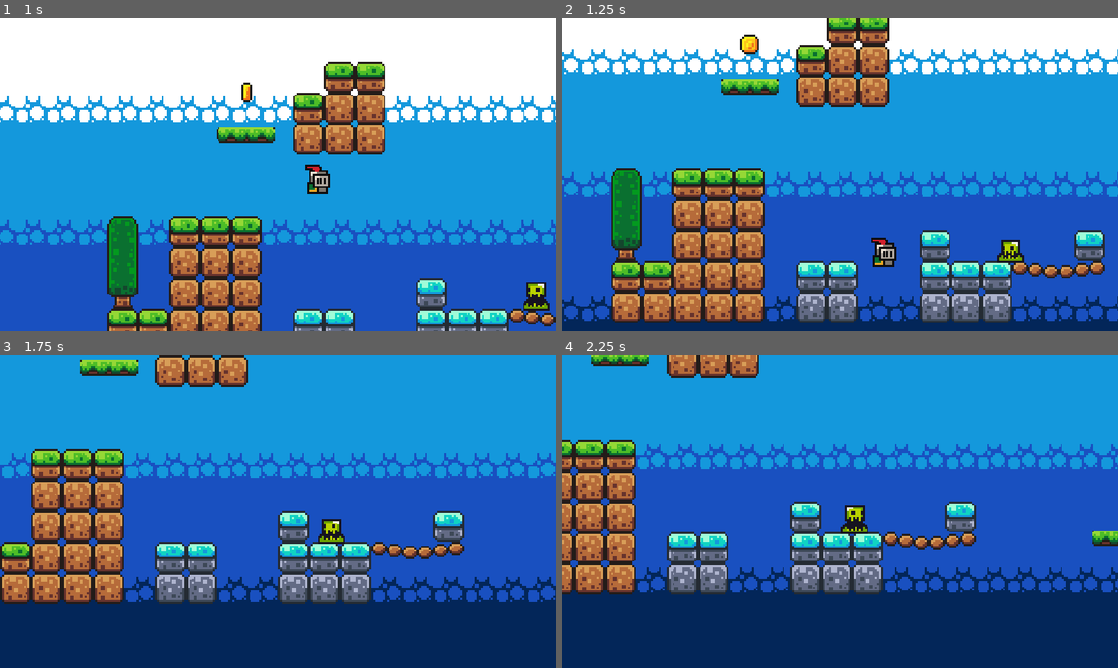
Above: before the commit, frames 1-4 (two rows, left to right).
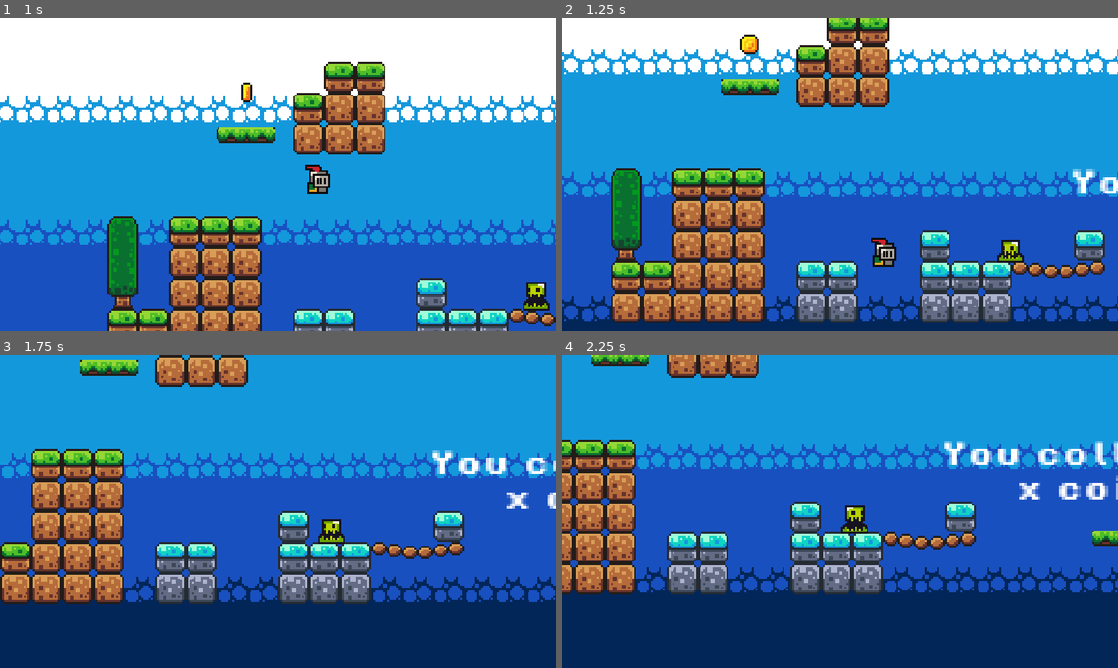
Above: after the commit, the same moments.

Repository: zachpanter/brackeys-2d-tutorial
Game: Godot game, scene res://scenes/game.tscn
Same seed, same stepped clock (60 frames per second), same inputs: the game is played once before the commit and once after it.
Inputs:
- Up to frame 1 (1 s): hold Right (move_right) from 0.53 s (still down); tap Space (jump) at 0.77 s
- Up to frame 2 (1.25 s): keep holding Right (move_right)
- Up to frame 3 (1.75 s): keep holding Right (move_right); tap Space (jump) at 1.52 s
- Up to frame 4 (2.25 s): release Right (move_right) at 2.03 s; hold Left (move_left) from 2.03 s (still down)

Frame 1 is identical in both runs. In frame 2, 0.3% of the frame differs, in the area x 91-100%, y 48-56%; in frame 3, 0.9%; in frame 4, 1.5%, in the area x 68-100%, y 27-47%.

Commit message:
Added music as global autoload, and score counter label

Diff:
--- /dev/null
+++ b/default_bus_layout.tres
@@ -0,0 +1,15 @@
+[gd_resource type="AudioBusLayout" format=3 uid="uid://dqm7qlox6n8yq"]
+
+[resource]
+bus/1/name = &"Music"
+bus/1/solo = false
+bus/1/mute = false
+bus/1/bypass_fx = false
+bus/1/volume_db = -11.957565
+bus/1/send = &"Master"
+bus/2/name = &"Sound Effects"
+bus/2/solo = false
+bus/2/mute = false
+bus/2/bypass_fx = false
+bus/2/volume_db = 0.0
+bus/2/send = &"Master"
--- a/project.godot
+++ b/project.godot
@@ -14,6 +14,14 @@
 run/main_scene="uid://6kftdr73au3v"
 config/features=PackedStringArray("4.7", "Forward Plus")
 config/icon="res://icon.svg"
+
+[audio]
+
+buses/default_bus_layout="uid://dqm7qlox6n8yq"
+
+[autoload]
+
+Music="*uid://bin3ahwfxfrmq"
 
 [display]
 
--- a/scenes/game.tscn
+++ b/scenes/game.tscn
@@ -2,10 +2,12 @@
 
 [ext_resource type="PackedScene" uid="uid://c0y6insebvtgs" path="res://scenes/killzone.tscn" id="1_iywne"]
 [ext_resource type="PackedScene" uid="uid://cy3n743mxl30n" path="res://scenes/player.tscn" id="1_uwrxv"]
+[ext_resource type="FontFile" uid="uid://bddoklq55khlx" path="res://assets/fonts/PixelOperator8-Bold.ttf" id="2_gee14"]
 [ext_resource type="Texture2D" uid="uid://b3d7hcqla4c1d" path="res://assets/sprites/world_tileset.png" id="2_yqjtg"]
 [ext_resource type="PackedScene" uid="uid://xnyuusryjss3" path="res://scenes/platform.tscn" id="3_lnu2h"]
 [ext_resource type="PackedScene" uid="uid://dqc5ixtekxypw" path="res://scenes/coin.tscn" id="4_lbhrr"]
 [ext_resource type="PackedScene" uid="uid://daxelf1d3mfxx" path="res://scenes/slime.tscn" id="6_p57ef"]
+[ext_resource type="Script" uid="uid://8c6i57xg441w" path="res://scripts/game_manager.gd" id="7_u5sy4"]
 
 [sub_resource type="Animation" id="Animation_lnu2h"]
 length = 0.001
@@ -213,6 +215,20 @@
 
 [node name="game" type="Node2D" unique_id=697577759]
 
+[node name="GameManager" type="Node" parent="." unique_id=1677190261]
+unique_name_in_owner = true
+script = ExtResource("7_u5sy4")
+
+[node name="ScoreLabel" type="Label" parent="GameManager" unique_id=1867808703]
+offset_left = 212.0
+offset_right = 398.0
+offset_bottom = 33.0
+theme_override_fonts/font = ExtResource("2_gee14")
+theme_override_font_sizes/font_size = 14
+text = "You collected x coins"
+horizontal_alignment = 1
+autowrap_mode = 2
+
 [node name="Platforms" type="Node" parent="." unique_id=500788012]
 
 [node name="Platform2" parent="Platforms" unique_id=2012702529 instance=ExtResource("3_lnu2h")]
@@ -261,3 +277,5 @@
 
 [node name="Slime" parent="." unique_id=477850242 instance=ExtResource("6_p57ef")]
 position = Vector2(168, 37)
+
+[node name="Labels" type="Node" parent="." unique_id=1824196016]
--- /dev/null
+++ b/scenes/music.tscn
@@ -0,0 +1,8 @@
+[gd_scene format=3 uid="uid://bin3ahwfxfrmq"]
+
+[ext_resource type="AudioStream" uid="uid://bkc1hvwabjo50" path="res://assets/music/time_for_adventure.mp3" id="1_05ggv"]
+
+[node name="Music" type="AudioStreamPlayer2D" unique_id=1759432759]
+stream = ExtResource("1_05ggv")
+autoplay = true
+bus = &"Music"
--- a/scripts/coin.gd
+++ b/scripts/coin.gd
@@ -1,4 +1,6 @@
 extends Area2D
+
+@onready var game_manager: Node = %GameManager
 
 
 ## Called when the node enters the scene tree for the first time.
@@ -12,5 +14,5 @@
 
 
 func _on_body_entered(body: Node2D) -> void:
-	print("+1 coin")
+	game_manager.add_point()
 	queue_free()
--- /dev/null
+++ b/scripts/game_manager.gd
@@ -0,0 +1,9 @@
+extends Node
+
+var score = 0
+@onready var score_label: Label = $ScoreLabel
+
+func add_point():
+	score += 1
+	print(score)
+	score_label.text = "You collected " + str(score) + " coins."
Not shown, changed: assets/music/time_for_adventure.mp3.import
Not shown, added: scripts/game_manager.gd.uid
